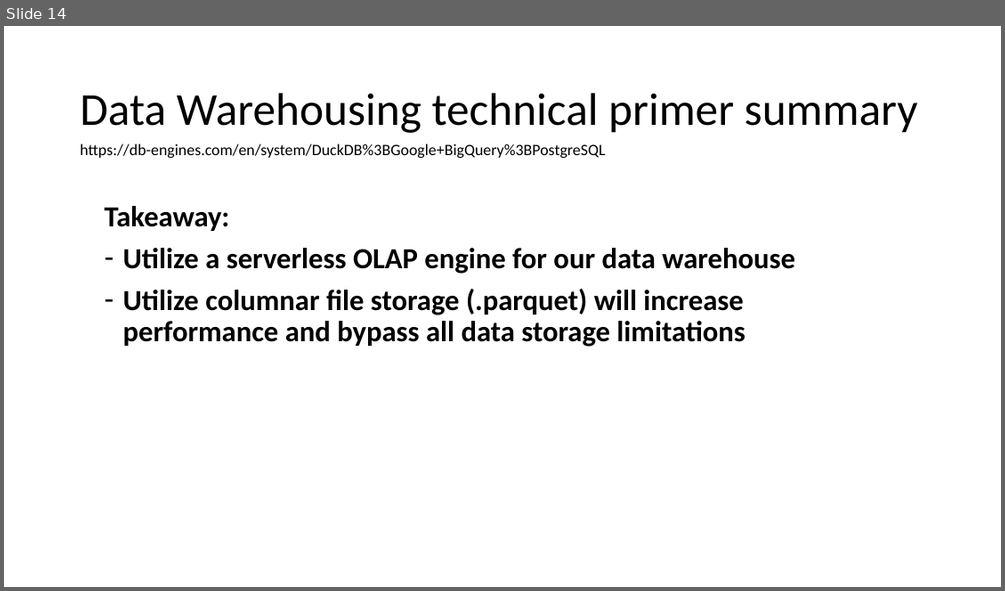
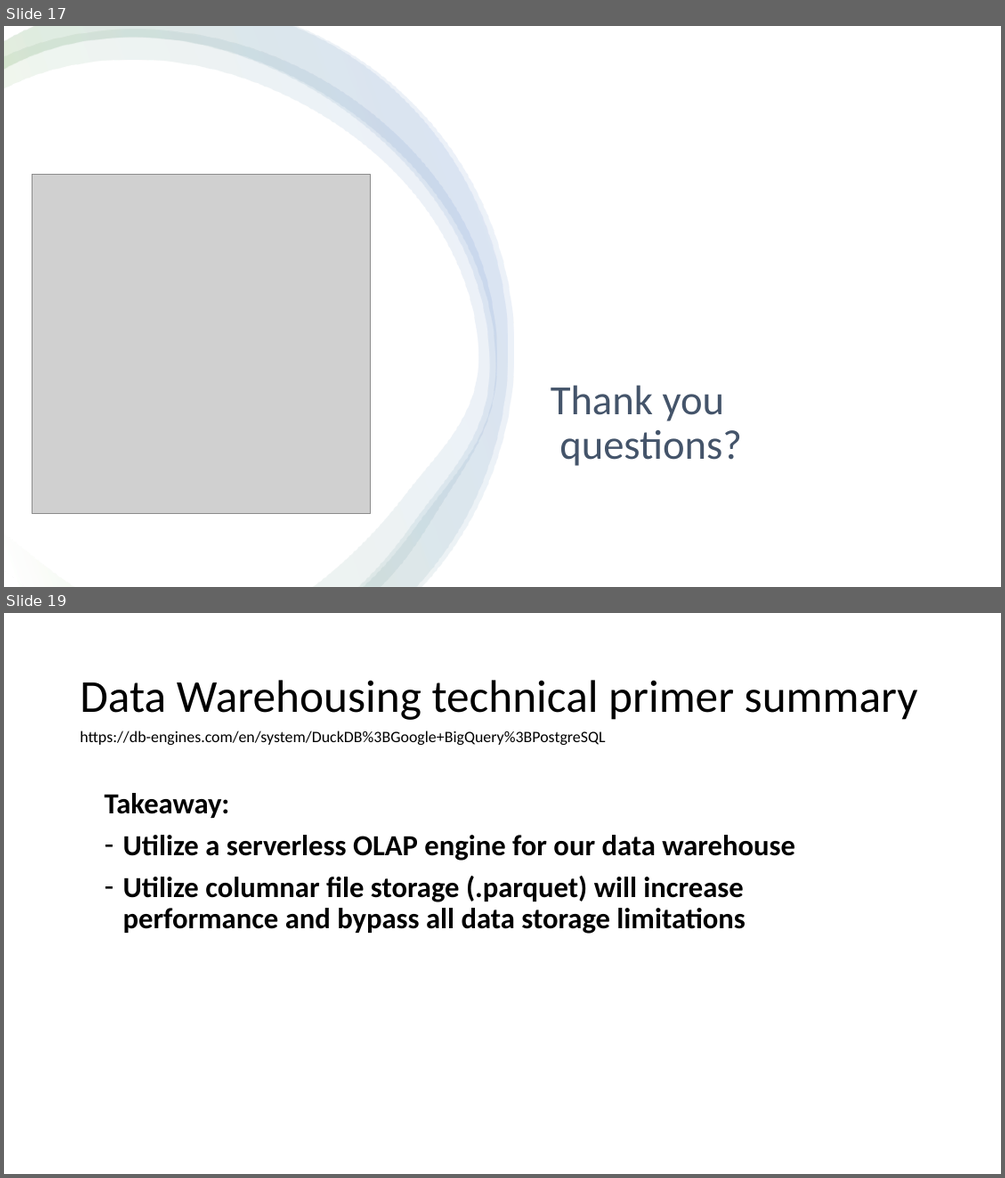
Before and after one commit to federman/hcup-extraction-loading, a slide deck: documents/presentations/2023-04-12 Weekly forum RL.pptx. Shown one above the other, each under a label of ours: slide 14 before the commit, slides 17 and 19 after it; the slides between them are not shown. The pictures are 1005x591 and 1005x1178 pixels, drawn with LibreOffice and Linux fonts; fonts in the diff are those of the drawing; grey boxes stand for pictures. Boxes give left, top, right and bottom in pixels: in the first picture for what was removed or moved away, otherwise in the second. Text is boxed around its words. In the diff, an @@ line names an element or a change of style, - is before the commit and + after.

```diff
--- a/documents/presentations/2023-04-12 Weekly forum RL.pptx
+++ b/documents/presentations/2023-04-12 Weekly forum RL.pptx
@@ slide 17 added at <box>4,26,1001,587</box>, background #FFFFFF @@
@@ rectangle added at <box>4,26,1001,587</box>, fill #FFFFFF @@
@@ freeform shape added at <box>4,29,497,587</box>, fill gradient #FFFFFF to #70AD47 to #4472C4 @@
@@ freeform shape added at <box>4,26,508,587</box>, fill gradient #FFFFFF to #70AD47 to #4472C4 @@
@@ freeform shape added at <box>4,26,514,586</box>, fill gradient #FFFFFF to #70AD47 to #4472C4 @@
@@ picture added at <box>32,175,371,514</box> @@
@@ title added at <box>550,385,742,466</box>, 40 pt, text #44546A @@
+Thank you
+questions?
@@ what was slide 14 is now slide 19 @@
```
Also in this commit, not shown: 4 slides changed, 13 other slides added, 4 slides removed.
